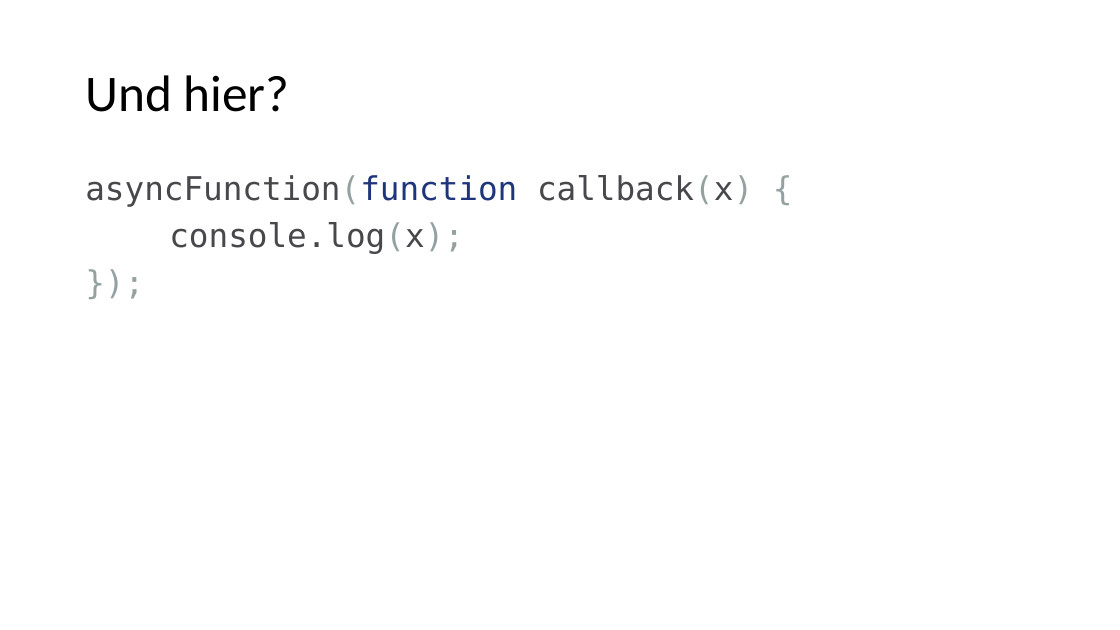
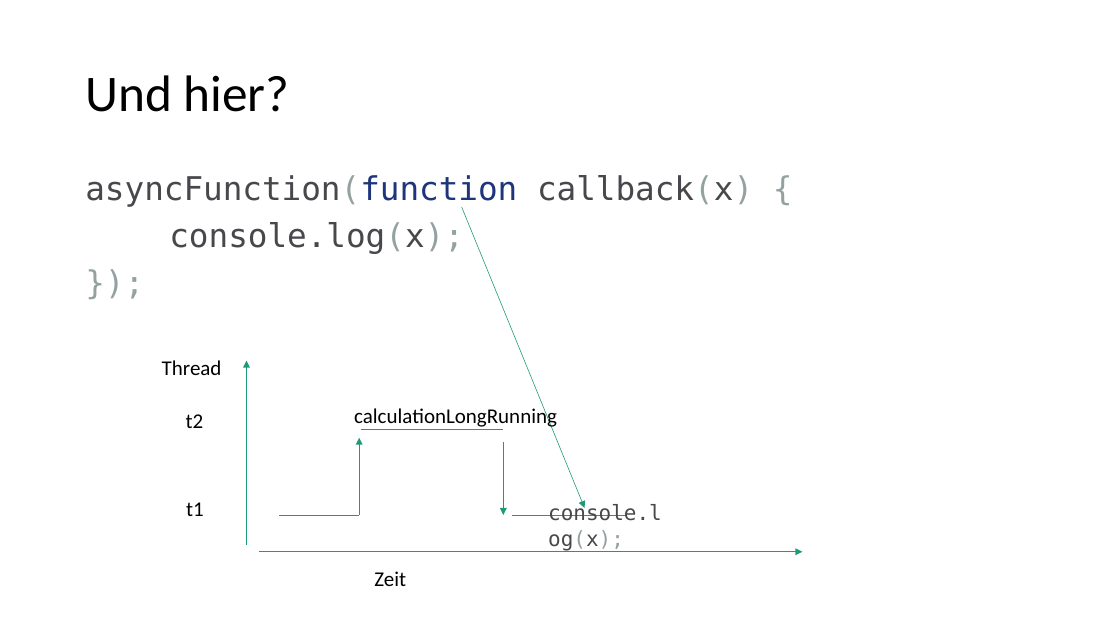
Before and after one commit to goetzingert/angular, a slide deck: slide 179 of presentation.pptx (slide 180 before the commit). Drawn at 1120x630 pixels with LibreOffice and Linux fonts; fonts in the diff are those of the drawing. Boxes give left, top, right and bottom in pixels: in the first picture for what was removed or moved away, otherwise in the second. Text is boxed around its words. In the diff, an @@ line names an element or a change of style, - is before the commit and + after.

```diff
--- a/presentation.pptx
+++ b/presentation.pptx
@@ arrow added from (462, 207) to (585, 508), #1D9A78 0.5 pt @@
@@ text added at (162,360,222,375), 18 pt, text #000000 @@
+Thread
@@ arrow added from (246, 545) to (246, 360), #1D9A78 0.5 pt @@
@@ text added at (186,414,204,428), 18 pt, text #000000 @@
+t2
@@ text added at (354,406,557,430), 18 pt, text #000000 @@
+calculationLongRunning
@@ line added from (360, 429) to (503, 429), #1D9A78 0.5 pt @@
@@ arrow added from (360, 515) to (360, 438), #1D9A78 0.5 pt @@
@@ arrow added from (503, 442) to (503, 515), #1D9A78 0.5 pt @@
@@ text added at (186,502,204,516), 18 pt, text #000000 @@
+t1
@@ text added at (548,503,662,551), 18 pt, text #48484C @@
+console.log(x);
@@ line added from (280, 515) to (360, 515), #1D9A78 0.5 pt @@
@@ line added from (512, 515) to (626, 515), #1D9A78 0.5 pt @@
@@ arrow added from (259, 552) to (802, 552), #1D9A78 0.5 pt @@
@@ text added at (374,571,406,586), 18 pt, text #000000 @@
+Zeit
```
Also in this commit, not shown: 10 other slides changed, 1 slide added, 2 slides removed, 7 other files.
